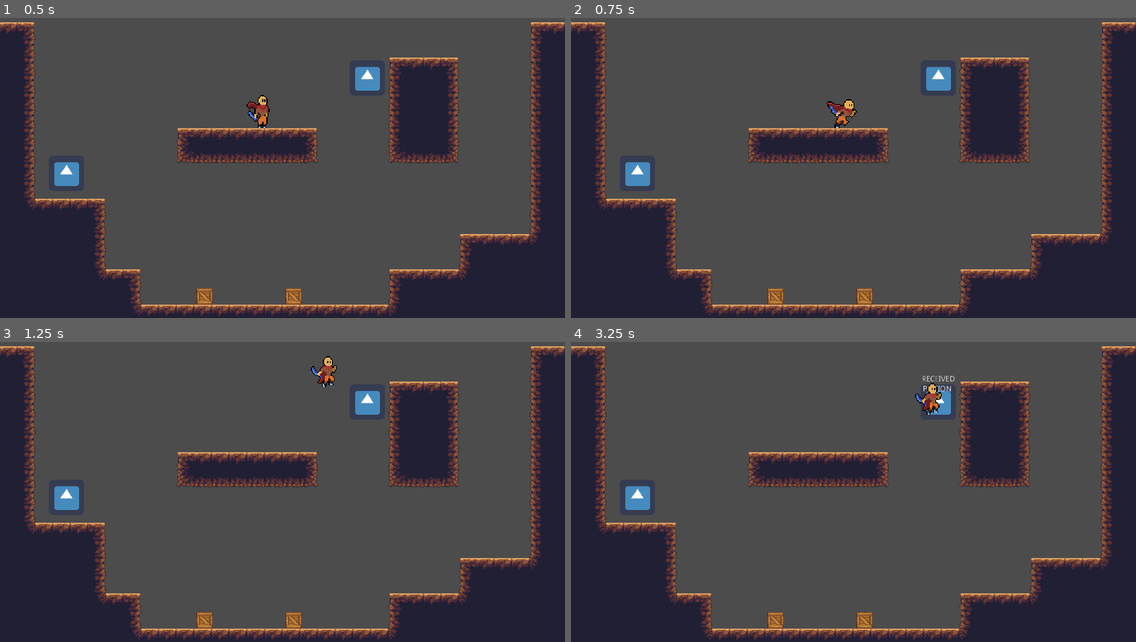
Above: before the commit, frames 1-4 (two rows, left to right).
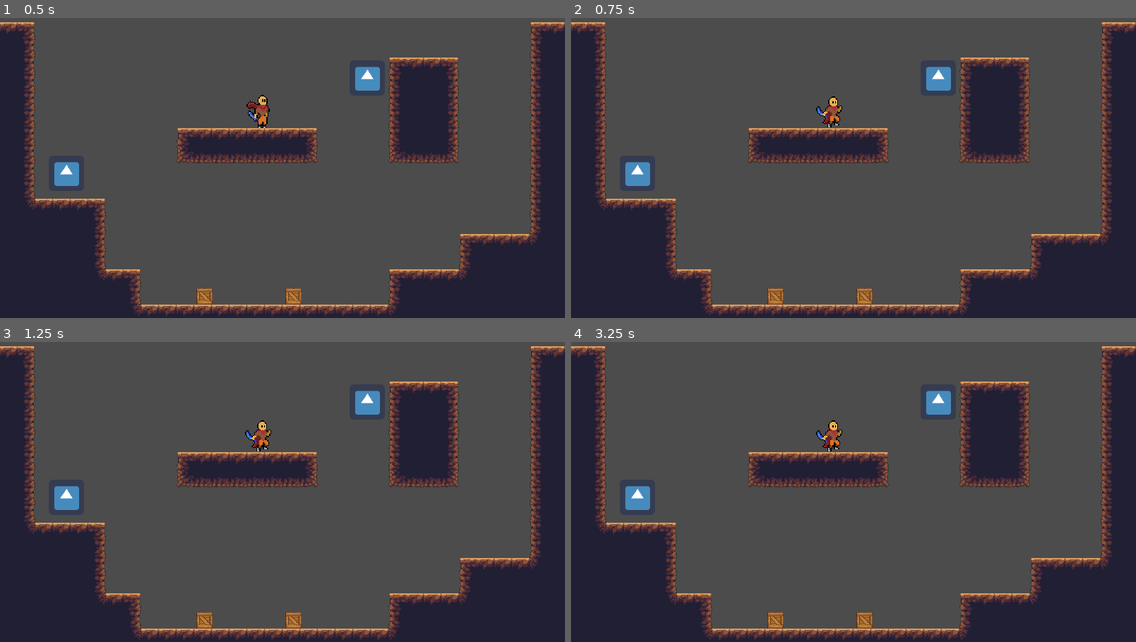
Above: after the commit, the same moments.

Repository: nadzmiidzham/poc-roguelike
Game: Godot game, scene res://src/scene/player_scene.tscn
The game is run twice, just before and just after one commit, with the same random seed, the same clock (stepped at 60 frames per second) and the same inputs. The engine's default icon, where the game draws it, is replaced by a stand-in: a white triangle on a blue panel in a dark square.
Inputs (mouse positions are in pixels of both pictures, inside the frame that each line leads up to):
- Up to frame 1 (0.5 s): no input
- Up to frame 2 (0.75 s): move the mouse to (977, 135) at 0.52 s; press the mouse at (977, 135) at 0.53 s; hold D (right) from 0.53 s (still down)
- Up to frame 3 (1.25 s): keep holding D (right); tap Space (jump) at 0.77, 0.8, 1.07 s
- Up to frame 4 (3.25 s): move the mouse to (740, 492) at 1.27 s; release D (right) at 1.28 s; release the mouse at (740, 492) at 1.28 s; hold A (left) 1.28-2.03 s; tap Space (jump) at 1.35, 1.52, 1.82, 2.3, 3.02 s; click (740, 492) at 1.55 s; move the mouse to (910, 405) at 2.02 s; hold D (right) from 2.03 s (still down); tap E (interact) at 2.1 s; move the mouse to (825, 543) at 2.77 s; click (825, 543) at 2.85 s

Frame 1 is identical in both runs. In frame 2, 0.4% of the frame differs, in the area x 43-51%, y 26-37%; in frame 3, 0.5%; in frame 4, 0.6%, in the area x 43-68%, y 11-37%.

Commit message:
minor code refactor

Diff:
--- a/project.godot
+++ b/project.godot
@@ -90,19 +90,19 @@
 , Object(InputEventJoypadButton,"resource_local_to_scene":false,"resource_name":"","device":0,"button_index":1,"pressure":0.0,"pressed":false,"script":null)
  ]
 }
-attack_1={
+attack_basic={
 "deadzone": 0.5,
 "events": [ Object(InputEventMouseButton,"resource_local_to_scene":false,"resource_name":"","device":0,"alt":false,"shi …(212 unchanged characters)…
 , Object(InputEventJoypadButton,"resource_local_to_scene":false,"resource_name":"","device":0,"button_index":2,"pressure":0.0,"pressed":false,"script":null)
  ]
 }
-attack_2={
+attack_secondary={
 "deadzone": 0.5,
 "events": [ Object(InputEventMouseButton,"resource_local_to_scene":false,"resource_name":"","device":0,"alt":false,"shi …(212 unchanged characters)…
 , Object(InputEventJoypadButton,"resource_local_to_scene":false,"resource_name":"","device":0,"button_index":1,"pressure":0.0,"pressed":false,"script":null)
  ]
 }
-attack_3={
+attack_special={
 "deadzone": 0.5,
 "events": [ Object(InputEventMouseButton,"resource_local_to_scene":false,"resource_name":"","device":0,"alt":false,"shi …(212 unchanged characters)…
 , Object(InputEventJoypadButton,"resource_local_to_scene":false,"resource_name":"","device":0,"button_index":3,"pressure":0.0,"pressed":false,"script":null)
--- a/src/actor/player/prefab/player.tscn
+++ b/src/actor/player/prefab/player.tscn
@@ -6,12 +6,13 @@
 [ext_resource path="res://src/actor/player/script/state/PlayerStateMachine.gd" type="Script" id=4]
 [ext_resource path="res://src/actor/player/script/Player.gd" type="Script" id=5]
 [ext_resource path="res://src/actor/player/script/state/StateMove.gd" type="Script" id=6]
+[ext_resource path="res://src/actor/player/script/state/StateAttack.gd" type="Script" id=7]
 [ext_resource path="res://assets/player/player_jump.png" type="Texture" id=10]
 [ext_resource path="res://assets/player/wall_slide.png" type="Texture" id=11]
 
 [sub_resource type="CapsuleShape2D" id=1]
 radius = 4.42911
-height = 16.2034
+height = 19.5442
 
 [sub_resource type="Animation" id=2]
 length = 0.05
@@ -1539,9 +1540,10 @@
 script = ExtResource( 5 )
 
 [node name="Sprite" type="Sprite" parent="."]
-position = Vector2( -0.643418, -3.70812 )
-texture = ExtResource( 1 )
+position = Vector2( -4.96646, -1.98649 )
+texture = ExtResource( 10 )
 hframes = 7
+frame = 3
 
 [node name="CollisionBox" type="CollisionShape2D" parent="."]
 shape = SubResource( 1 )
@@ -1572,3 +1574,6 @@
 
 [node name="Move" type="Node" parent="State"]
 script = ExtResource( 6 )
+
+[node name="Attack" type="Node" parent="State"]
+script = ExtResource( 7 )
--- a/src/actor/player/script/Player.gd
+++ b/src/actor/player/script/Player.gd
@@ -15,7 +15,7 @@
 onready var is_facing_right := true
 
 
-func _physics_process(delta):
+func _physics_process(_delta):
 	velocity.y += gravity
 	velocity = move_and_slide(velocity, Vector2.UP) # compute velocity
 
--- a/src/actor/player/script/state/PlayerStateMachine.gd
+++ b/src/actor/player/script/state/PlayerStateMachine.gd
@@ -2,12 +2,15 @@
 
 onready var idle := $Idle
 onready var move := $Move
+onready var attack := $Attack
 
 func _ready():
 	state_map = {
 		'idle': idle,
-		'move': move
+		'move': move,
+		'attack': attack
 	}
 
-func _unhandled_input(event): # handle input that can interrupt state
-	pass
+func _unhandled_input(event):
+	if event.is_action_pressed("attack_basic"):
+		current_state.emit_signal("change_state", "attack")
--- /dev/null
+++ b/src/actor/player/script/state/StateAttack.gd
@@ -0,0 +1,12 @@
+extends State
+
+var animation
+
+
+func on_enter():
+	animation = owner.get_node("Animation")
+	animation.play("jump")
+
+
+func _on_animation_finished(_name):
+	emit_signal("change_state", "previous")
--- a/src/object/destructable/Box.gd
+++ b/src/object/destructable/Box.gd
@@ -11,6 +11,6 @@
 		collision.set_disabled(false)
 
 
-func _on_Destructable_area_entered(area):
+func _on_Destructable_area_entered(_area):
 	if hp > 0:
 		hp -= 1
--- a/src/object/item/script/item.gd
+++ b/src/object/item/script/item.gd
@@ -6,7 +6,7 @@
 onready var interactable := false
 
 
-func _process(delta):
+func _process(_delta):
 	if interactable:
 		label.show()
 	else:
@@ -18,10 +18,10 @@
 		interactable = false
 
 
-func _on_Interactable_body_entered(body):
+func _on_Interactable_body_entered(_body):
 	print('entered')
 	interactable = true
 
-func _on_Interactable_body_exited(body):
+func _on_Interactable_body_exited(_body):
 	print('exited')
 	interactable = false
--- a/src/state_machine/StateMachine.gd
+++ b/src/state_machine/StateMachine.gd
@@ -1,7 +1,5 @@
 class_name StateMachine
 extends Node
-
-signal on_change_state(current_state)
 
 export(NodePath) var initial_state
 
@@ -59,7 +57,6 @@
 		state_stack[0] = state_map[state_name]
 
 	current_state = state_stack[0]
-	emit_signal("on_change_state", current_state)
 
 	if state_name != 'previous':
 		current_state.on_enter()
Not shown: 1 places in src/actor/player/prefab/player.tscn that only renumber resources
